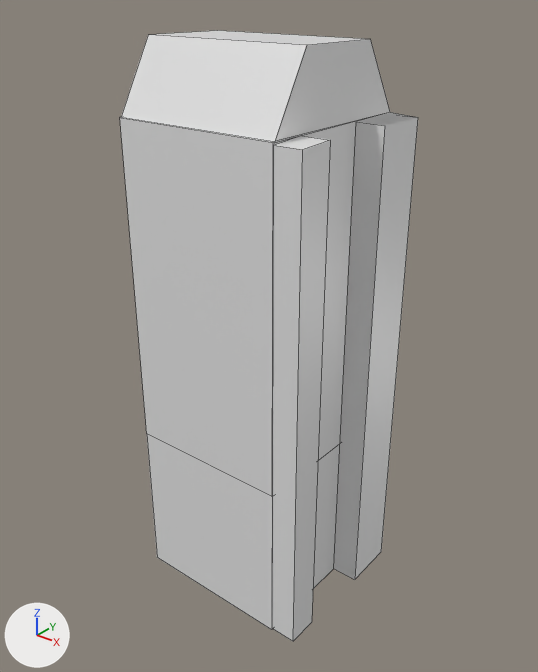
The Blender file Excercises/my attempt at building a tower.blend: old version first, new version second.
Camera for both pictures: a camera (50 mm lens) standing at (5.1, -6.18, 6.15) and looking at (0.15, 0.0, 2.32). Arrows for +X, +Y and +Z are at lower left; the lights stay in place. Mesh edges are drawn as thin lines.

The older version as bpy lines, for what is in view:
```python
me_cube = bpy.data.meshes.new('Cube')
me_cube.from_pydata(...)  # 44 vertices, 26 faces, 4 loose edges; spans x -1.0..1.33, y -1.0..1.0, z -1.0..5.6
me_cube.materials.append(mat_material)  # white #e7e7e7
ob_cube = bpy.data.objects.new('Cube', me_cube)
ob_cube.location = (0.0, 0.0, 0.0)
```
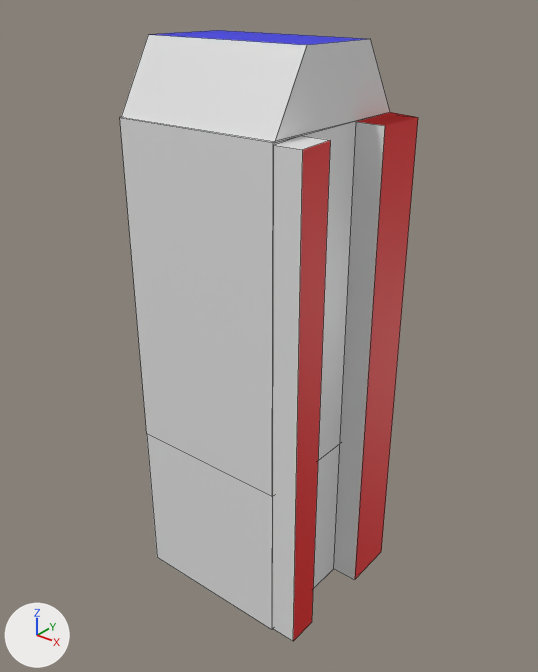
Changed parts and their boxes [x1, y1, x2, y2] in the pictures (538 x 672 px):
part 1 of me_cube, recoloured (white to red)
    both: [293, 112, 418, 641]
part 2 of me_cube, recoloured (white to blue)
    both: [150, 30, 366, 45]

Patch to the scene script:
```diff
--- a/Excercises/my attempt at building a tower.blend.py
+++ b/Excercises/my attempt at building a tower.blend.py
@@ mat_red @@
+mat_red = principled_material('Red')
+mat_red.base_color = (0.8, 0.0, 0.00077)  # red #e70003
@@ mat_blue @@
+mat_blue = principled_material('blue')
+mat_blue.base_color = (0.00179, 0.0, 0.8)  # blue #0600e7
@@ me_cube @@
 me_cube.from_pydata(...)  # 44 vertices, 26 faces, 4 loose edges; spans x -1.0..1.33, y -1.0..1.0, z -1.0..5.6
 # used by ob_cube; location = (0.0, 0.0, 0.0)
+# me_cube part 1: all 2 faces centred in x 1.22..1.32, y -0.79..0.66, z 1.92..2.89 switch from mat_material (white #e7e7e7) to mat_red (red #e70003)
+# me_cube part 2: the 1 face centred in x 0.0, y 0.0, z 5.59 switches from mat_material (white #e7e7e7) to mat_blue (blue #0600e7)
+me_cube.materials.append(mat_blue)  # blue #0600e7
```
